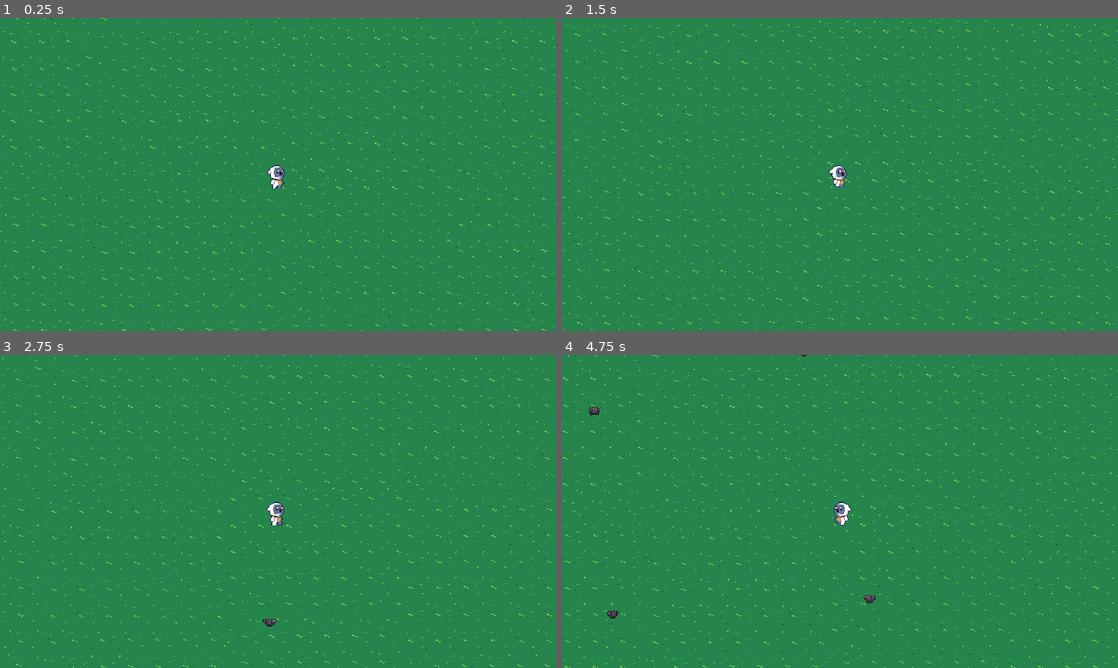
Above: before the commit, frames 1-4 (two rows, left to right).
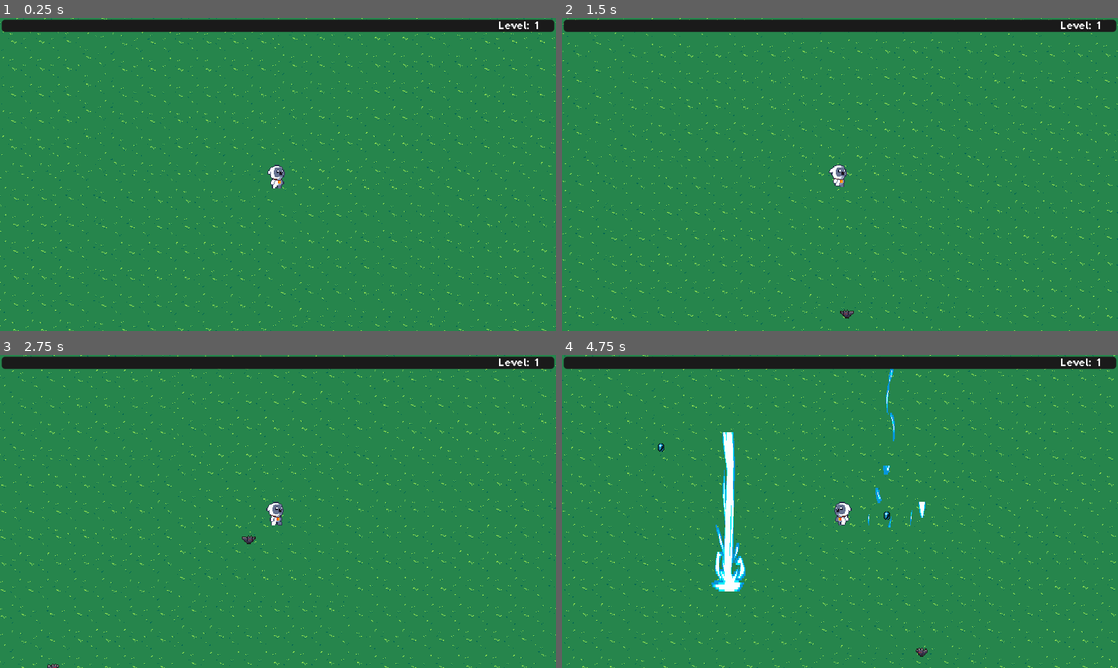
Above: after the commit, the same moments.

Repository: IgnacyZywalewski/VampireSurvivors
Game: Godot game, scene res://world/world.tscn
Same seed, same stepped clock (60 frames per second), same inputs: the game is played once before the commit and once after it.
Inputs:
- Up to frame 1 (0.25 s): no input
- Up to frame 2 (1.5 s): tap Enter at 0.5 s; hold D (right) 0.53-1.28 s; hold S (down) from 1.28 s (still down)
- Up to frame 3 (2.75 s): release S (down) at 2.03 s; hold D (right) from 2.03 s (still down)
- Up to frame 4 (4.75 s): release D (right) at 2.78 s; hold W (up) 2.78-3.53 s; hold A (left) from 3.53 s (still down)

The runs differ from the first frame. In frame 1, 4.0% of the frame differs, in the area x 0-100%, y 0-5%; in frame 2, 8.5%; in frame 3, 8.7%; in frame 4, 10%, in the area x 0-100%, y 0-100%.

Commit message:
Added experience bar

Diff:
--- a/enemy/enemy.gd
+++ b/enemy/enemy.gd
@@ -1,6 +1,6 @@
 extends CharacterBody2D
 
-@export var movement_speed = 30.0
+@export var movement_speed = 70.0
 @export var hp = 10
 @export var knockback_recovery = 3.5
 @export_enum("easy", "medium", "hard") var enemy_difficulty = 0
--- a/enemy/enemy_bat.tscn
+++ b/enemy/enemy_bat.tscn
@@ -12,9 +12,8 @@
 shader_parameter/enabled = false
 shader_parameter/color = Color(1, 1, 1, 1)
 
-[sub_resource type="CapsuleShape2D" id="CapsuleShape2D_u16b5"]
-radius = 4.0
-height = 8.0
+[sub_resource type="CircleShape2D" id="CircleShape2D_4gk7s"]
+radius = 5.09902
 
 [sub_resource type="Animation" id="Animation_hhrgw"]
 length = 0.001
@@ -99,6 +98,7 @@
 size = Vector2(16, 10)
 
 [node name="Enemy_bat" type="CharacterBody2D" groups=["enemy"]]
+z_index = 1
 collision_layer = 5
 collision_mask = 5
 motion_mode = 1
@@ -111,9 +111,8 @@
 hframes = 4
 
 [node name="CollisionShape2D" type="CollisionShape2D" parent="."]
-visible = false
 position = Vector2(0, 1)
-shape = SubResource("CapsuleShape2D_u16b5")
+shape = SubResource("CircleShape2D_4gk7s")
 
 [node name="BatFlyAnimation" type="AnimationPlayer" parent="."]
 root_node = NodePath("../BatSprite")
--- a/player/player.gd
+++ b/player/player.gd
@@ -1,6 +1,6 @@
 extends CharacterBody2D
 
-var movement_speed = 40.0
+var movement_speed = 80.0
 var hp = 100
 
 var experience = 0
@@ -12,6 +12,8 @@
 @onready var idle_sprite = $Animation/IdleSprite
 @onready var walk_sprite = $Animation/WalkSprite
 @onready var collision_shape = $CollisionShape2D
+@onready var experience_bar = get_node("%ExperienceBar")
+@onready var level_label = get_node("%LevelLabel")
 
 
 #Weapons
@@ -43,14 +45,15 @@
 
 #LightningBolt
 var lightning_bolt_ammo = 0
-var lightning_bolt_baseammo = 1
-var lightning_bolt_level = 0
+var lightning_bolt_baseammo = 10
+var lightning_bolt_level = 1
 
 #Enemy
 var enemy_close = []
 
 func _ready():
 	attack()
+	set_experience_bar(experience, callculate_experience_cap())
 
 func attack():
 	if fireball_level > 0 and fireball_timer.is_stopped():
@@ -95,7 +98,7 @@
 
 	walk_sprite.global_position = global_position
 	idle_sprite.global_position = global_position
-	collision_shape.global_position = global_position
+	#collision_shape.glaobal_position = global_position
 	velocity = mov.normalized() * movement_speed
 	move_and_slide()
 
@@ -197,18 +200,21 @@
 		var gem_exp = area.collect()
 		callculate_experience(gem_exp)
 
-func callculate_experience(gem_exp):
-	var exp_required = callculate_experience_cap()
-	collected_experience += gem_exp
-	if experience + collected_experience >= exp_required:
-		collected_experience -= exp_required - experience
+func callculate_experience(gem_experience):
+	var experience_required = callculate_experience_cap()
+	collected_experience += gem_experience
+	if experience + collected_experience >= experience_required:
+		collected_experience -= experience_required - experience
 		experience_level += 1
 		experience = 0
-		exp_required = callculate_experience_cap()
+		experience_required = callculate_experience_cap()
 		callculate_experience(0)
+		level_label.text = str("Level: ", experience_level)
 	else:
 		experience += collected_experience
 		collected_experience = 0
+
+	set_experience_bar(experience, experience_required)
 
 func callculate_experience_cap():
 	var exp_cap = experience_level
@@ -219,3 +225,7 @@
 	else:
 		exp_cap = 255 + (experience_level-39) * 12
 	return exp_cap
+
+func set_experience_bar(set_value = 1, set_max_value = 100):
+	experience_bar.value = set_value
+	experience_bar.max_value = set_max_value
--- a/player/player.tscn
+++ b/player/player.tscn
@@ -1,10 +1,15 @@
-[gd_scene load_steps=20 format=3 uid="uid://bmxo6hqjvdv1n"]
+[gd_scene load_steps=23 format=3 uid="uid://bmxo6hqjvdv1n"]
 
 [ext_resource type="Script" path="res://player/player.gd" id="1_vc33i"]
 [ext_resource type="Texture2D" uid="uid://db3bl0qcr6u21" path="res://assets/textures/player/Owlet_Monster_Idle.png" id="2_oleco"]
 [ext_resource type="Texture2D" uid="uid://cvkexxxiw7dq8" path="res://assets/textures/player/Owlet_Monster_Walk.png" id="3_8do3s"]
 [ext_resource type="PackedScene" uid="uid://cwmo7k842cuam" path="res://utility/hurt_box.tscn" id="3_gx2gy"]
 [ext_resource type="Shader" uid="uid://d3lq2lub4t11s" path="res://enemy/hit_flash.tres" id="3_jvlhe"]
+[ext_resource type="FontFile" uid="uid://d4a3w6dx63g5p" path="res://assets/fonts/Planes_ValMore.ttf" id="6_0rvr0"]
+
+[sub_resource type="CapsuleShape2D" id="CapsuleShape2D_khjtk"]
+radius = 6.0
+height = 20.0
 
 [sub_resource type="Animation" id="Animation_xqf7j"]
 length = 0.001
@@ -84,6 +89,33 @@
 shader_parameter/enabled = false
 shader_parameter/color = Color(0.72549, 0, 0, 0.588235)
 
+[sub_resource type="Animation" id="Animation_j2dyg"]
+length = 0.001
+tracks/0/type = "value"
+tracks/0/imported = false
+tracks/0/enabled = true
+tracks/0/path = NodePath("WalkSprite:material:shader_parameter/enabled")
+tracks/0/interp = 1
+tracks/0/loop_wrap = true
+tracks/0/keys = {
+"times": PackedFloat32Array(0),
+"transitions": PackedFloat32Array(1),
+"update": 1,
+"values": [false]
+}
+tracks/1/type = "value"
+tracks/1/imported = false
+tracks/1/enabled = true
+tracks/1/path = NodePath("IdleSprite:material:shader_parameter/enabled")
+tracks/1/interp = 1
+tracks/1/loop_wrap = true
+tracks/1/keys = {
+"times": PackedFloat32Array(0),
+"transitions": PackedFloat32Array(1),
+"update": 1,
+"values": [false]
+}
+
 [sub_resource type="Animation" id="Animation_e03le"]
 resource_name = "hit_flash"
 length = 0.2
@@ -112,43 +144,12 @@
 "values": [true, false]
 }
 
-[sub_resource type="Animation" id="Animation_j2dyg"]
-length = 0.001
-tracks/0/type = "value"
-tracks/0/imported = false
-tracks/0/enabled = true
-tracks/0/path = NodePath("WalkSprite:material:shader_parameter/enabled")
-tracks/0/interp = 1
-tracks/0/loop_wrap = true
-tracks/0/keys = {
-"times": PackedFloat32Array(0),
-"transitions": PackedFloat32Array(1),
-"update": 1,
-"values": [false]
-}
-tracks/1/type = "value"
-tracks/1/imported = false
-tracks/1/enabled = true
-tracks/1/path = NodePath("IdleSprite:material:shader_parameter/enabled")
-tracks/1/interp = 1
-tracks/1/loop_wrap = true
-tracks/1/keys = {
-"times": PackedFloat32Array(0),
-"transitions": PackedFloat32Array(1),
-"update": 1,
-"values": [false]
-}
-
 [sub_resource type="AnimationLibrary" id="AnimationLibrary_klrag"]
 _data = {
 "RESET": SubResource("Animation_j2dyg"),
 "hit_flash": SubResource("Animation_e03le")
 }
 
-[sub_resource type="CapsuleShape2D" id="CapsuleShape2D_lh160"]
-radius = 5.0
-height = 22.0
-
 [sub_resource type="RectangleShape2D" id="RectangleShape2D_225k4"]
 size = Vector2(10, 18)
 
@@ -159,10 +160,31 @@
 radius = 25.0
 
 [sub_resource type="CircleShape2D" id="CircleShape2D_koo0m"]
+
+[sub_resource type="StyleBoxFlat" id="StyleBoxFlat_1yfwo"]
+bg_color = Color(0.101961, 0.101961, 0.101961, 1)
+corner_radius_top_left = 4
+corner_radius_top_right = 4
+corner_radius_bottom_right = 4
+corner_radius_bottom_left = 4
+expand_margin_left = 2.0
+expand_margin_top = 2.0
+expand_margin_right = 2.0
+expand_margin_bottom = 2.0
+shadow_offset = Vector2(0, 1)
+
+[sub_resource type="StyleBoxFlat" id="StyleBoxFlat_ah4a7"]
+bg_color = Color(0, 0.313726, 0.745098, 1)
 
 [node name="Player" type="CharacterBody2D" groups=["player"]]
 motion_mode = 1
 script = ExtResource("1_vc33i")
+
+[node name="CollisionShape2D" type="CollisionShape2D" parent="."]
+visible = false
+position = Vector2(0, 4)
+shape = SubResource("CapsuleShape2D_khjtk")
+disabled = true
 
 [node name="Animation" type="AnimationPlayer" parent="."]
 root_node = NodePath("IdleSprite")
@@ -172,13 +194,13 @@
 speed_scale = 0.8
 
 [node name="IdleSprite" type="Sprite2D" parent="Animation"]
-z_index = -1
+visible = false
 material = SubResource("ShaderMaterial_10no0")
 texture = ExtResource("2_oleco")
 hframes = 4
 
 [node name="WalkSprite" type="Sprite2D" parent="Animation"]
-z_index = -1
+visible = false
 material = SubResource("ShaderMaterial_kqe61")
 position = Vector2(2, 0)
 texture = ExtResource("3_8do3s")
@@ -190,11 +212,6 @@
 "": SubResource("AnimationLibrary_klrag")
 }
 
-[node name="CollisionShape2D" type="CollisionShape2D" parent="."]
-visible = false
-position = Vector2(-1, 3)
-shape = SubResource("CapsuleShape2D_lh160")
-
 [node name="Camera2D" type="Camera2D" parent="."]
 visible = false
 
@@ -260,6 +277,39 @@
 
 [node name="CollisionShape2D" type="CollisionShape2D" parent="CollectArea"]
 shape = SubResource("CircleShape2D_koo0m")
+
+[node name="GUILayer" type="CanvasLayer" parent="."]
+
+[node name="GUI" type="Control" parent="GUILayer"]
+layout_mode = 3
+anchors_preset = 0
+offset_right = 640.0
+offset_bottom = 360.0
+
+[node name="ExperienceBar" type="ProgressBar" parent="GUILayer/GUI"]
+unique_name_in_owner = true
+z_index = 2
+layout_mode = 0
+offset_left = 4.0
+offset_top = 4.0
+offset_right = 636.0
+offset_bottom = 14.0
+theme_override_styles/background = SubResource("StyleBoxFlat_1yfwo")
+theme_override_styles/fill = SubResource("StyleBoxFlat_ah4a7")
+step = 1.0
+show_percentage = false
+
+[node name="LevelLabel" type="Label" parent="GUILayer/GUI/ExperienceBar"]
+unique_name_in_owner = true
+layout_mode = 0
+offset_left = 570.0
+offset_top = -4.0
+offset_right = 624.0
+offset_bottom = 16.0
+theme_override_fonts/font = ExtResource("6_0rvr0")
+theme_override_font_sizes/font_size = 13
+text = "Level: 1"
+vertical_alignment = 1
 
 [connection signal="hurt" from="Hurtbox" to="." method="_on_hurtbox_hurt"]
 [connection signal="timeout" from="Attack/FireballTimer" to="." method="_on_fireball_timer_timeout"]
--- a/player/weapons/black_hole.gd
+++ b/player/weapons/black_hole.gd
@@ -18,7 +18,7 @@
 	match level:
 		1:
 			damage = 2
-			cooldown_timer = 2
+			cooldown_timer = 0.5
 			sprite.scale = Vector2(2,2)
 			collision_shape.scale = Vector2(2,2)
 			knockback_amount = 100
--- a/player/weapons/black_hole.tscn
+++ b/player/weapons/black_hole.tscn
@@ -51,7 +51,7 @@
 script = ExtResource("1_8k70i")
 
 [node name="BlackHoleSprite" type="Sprite2D" parent="."]
-position = Vector2(0, 3)
+position = Vector2(-2, 3)
 texture = ExtResource("2_pdpgd")
 hframes = 8
 
@@ -61,5 +61,5 @@
 }
 
 [node name="CollisionShape2D" type="CollisionShape2D" parent="."]
-position = Vector2(1, 4)
+position = Vector2(-1, 4)
 shape = SubResource("CircleShape2D_slhy2")
--- a/player/weapons/lightning_bolt.tscn
+++ b/player/weapons/lightning_bolt.tscn
@@ -40,7 +40,7 @@
 }
 
 [sub_resource type="RectangleShape2D" id="RectangleShape2D_4s3rv"]
-size = Vector2(54, 22)
+size = Vector2(54, 26)
 
 [node name="LightningBolt" type="Area2D" groups=["attack"]]
 top_level = true
@@ -60,9 +60,10 @@
 libraries = {
 "": SubResource("AnimationLibrary_qnksf")
 }
-speed_scale = 1.5
+speed_scale = 2.0
 
 [node name="CollisionShape2D" type="CollisionShape2D" parent="."]
+position = Vector2(-1, 2)
 shape = SubResource("RectangleShape2D_4s3rv")
 
 [connection signal="animation_finished" from="LightningBoltAnimation" to="." method="_on_lightning_bolt_animation_animation_finished"]
--- a/utility/hit_box.gd
+++ b/utility/hit_box.gd
@@ -10,7 +10,7 @@
 #func tempdisable():
 	#collision.call_deferred("set", "disabled", true)
 	#disable_timer.start()
-#
-#
+
+
 #func _on_disable_hit_box_timer_timeout():
 	#collision.call_deferred("set", "disabled", true)
Binary file added: assets/fonts/Planes_ValMore.ttf
Not shown, added: assets/fonts/Planes_ValMore.ttf.import
